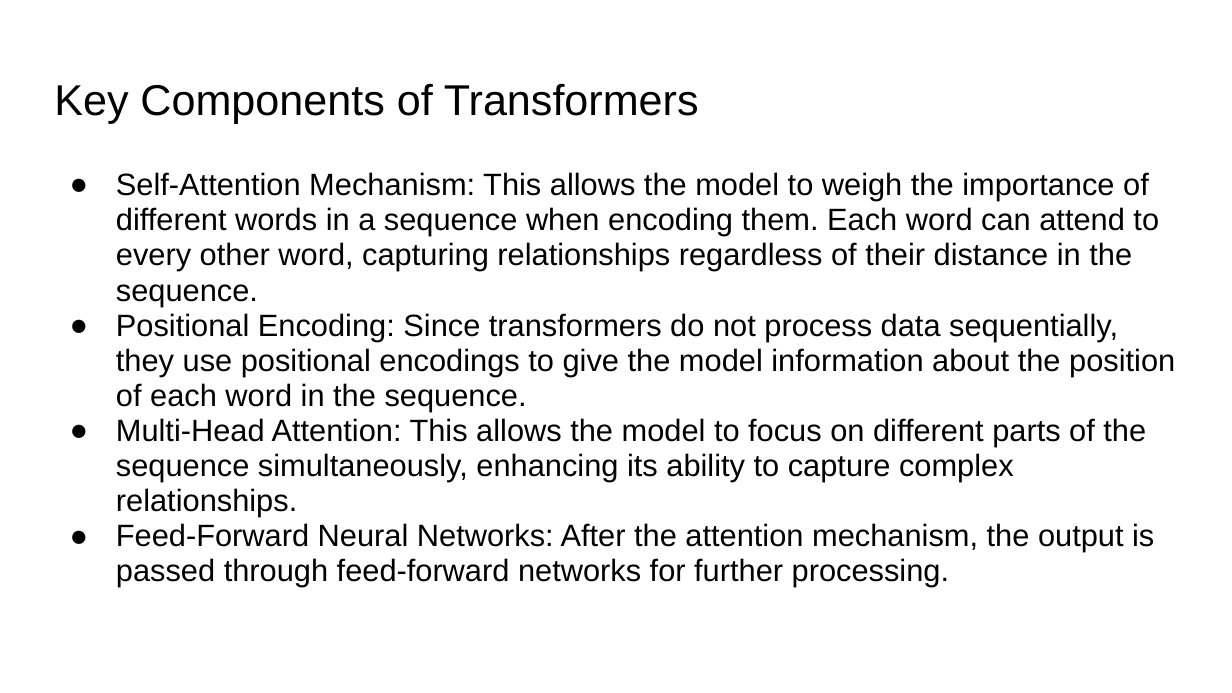
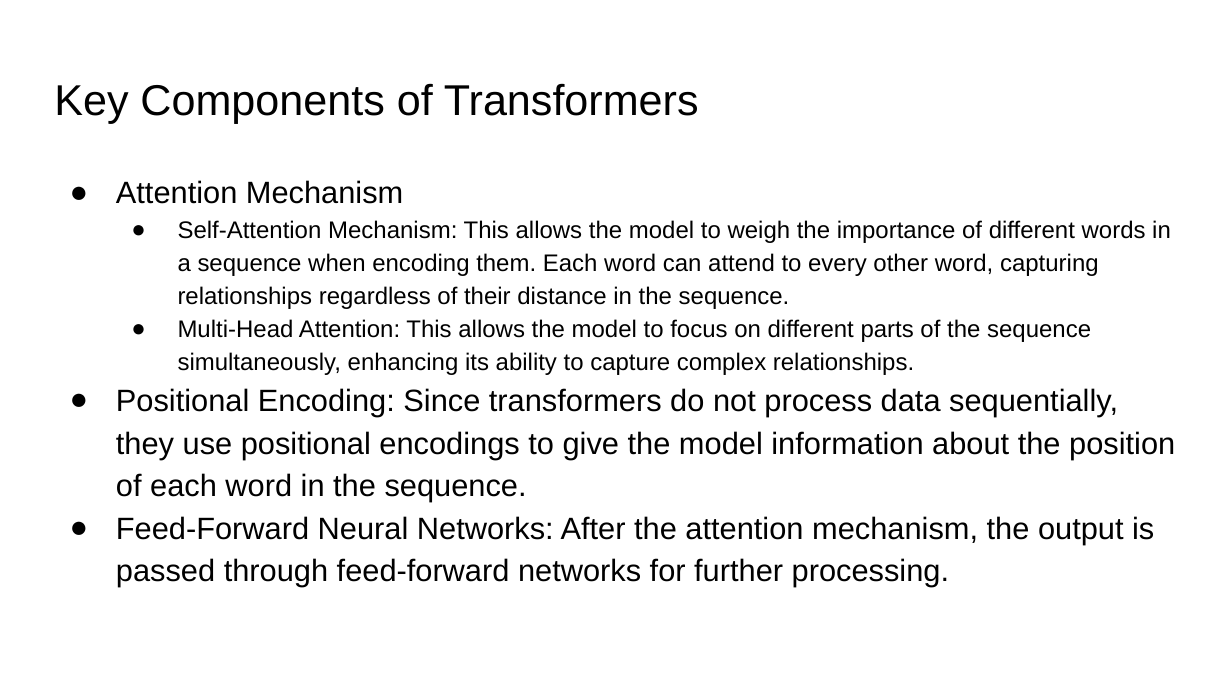
Before and after one commit to motazsaad/NLP-Master-2025, a slide deck: slide 15 of slides/NLP/06 Transformers.pptx (slide 16 before the commit). Drawn at 1232x693 pixels with LibreOffice and Linux fonts; fonts in the diff are those of the drawing. Boxes give left, top, right and bottom in pixels: in the first picture for what was removed or moved away, otherwise in the second. Text is boxed around its words. In the diff, an @@ line names an element or a change of style, - is before the commit and + after.

Commit message:
update slides

```diff
--- a/slides/NLP/06 Transformers.pptx
+++ b/slides/NLP/06 Transformers.pptx
@@ text at (x1=116, y1=180, x2=403, y2=204): paragraph added @@
+● Attention Mechanism
@@ text at (x1=116, y1=220, x2=1175, y2=587): size 18 to 14 pt in "Self-Attention Mechanism: This allows the model to ..."; list level 1 to 2 in "Self-Attention Mechanism: This allows the ..."; line spacing 0.95 to 1.15 @@
@@ text at (x1=178, y1=319, x2=1091, y2=375): paragraph added @@
+  ● Multi-Head Attention: This allows the model to focus on different parts of the sequence simultaneously, enhancing its ability to capture complex relationships.
@@ text at (x1=116, y1=418, x2=1146, y2=517): paragraph removed @@
-● Multi-Head Attention: This allows the model to focus on different parts of the sequence simultaneously, enhancing its ability to capture complex relationships.
```
Also in this commit, not shown: 1 other slide changed, 6 slides added, 12 slides removed, 2 other files.
